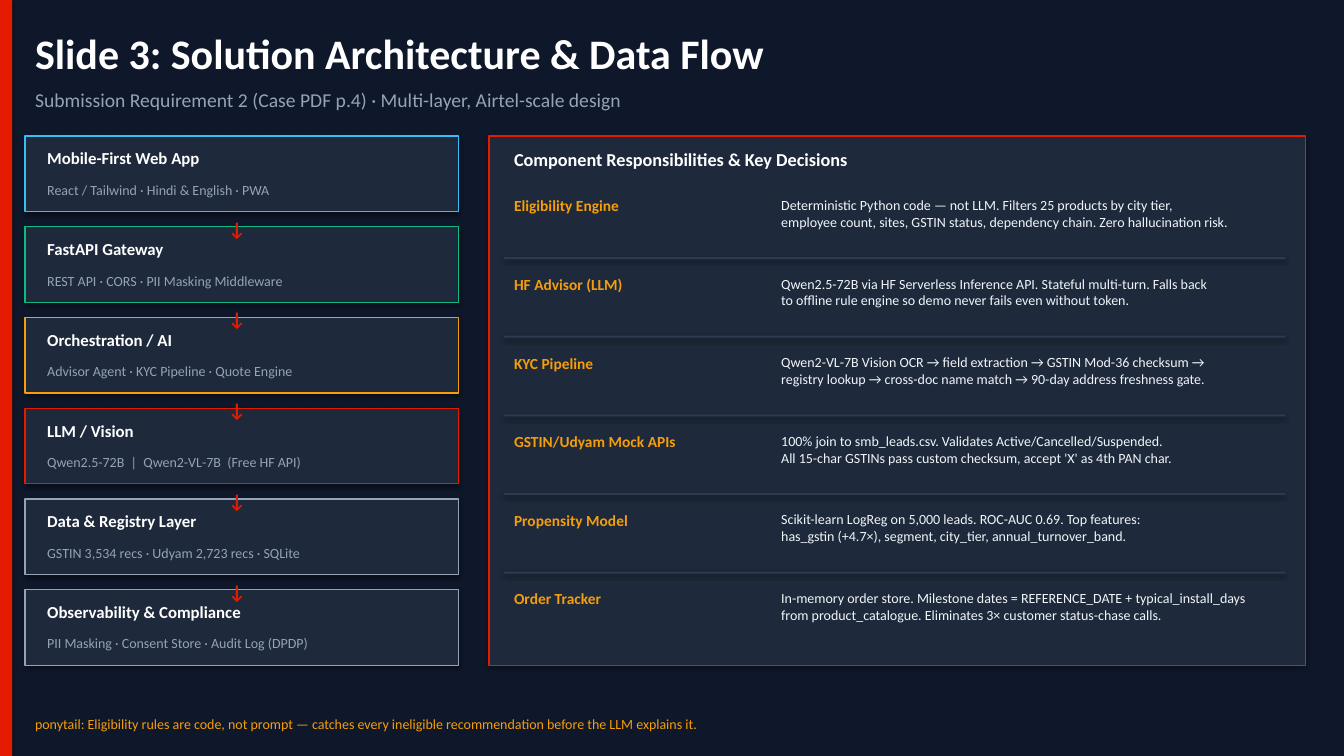
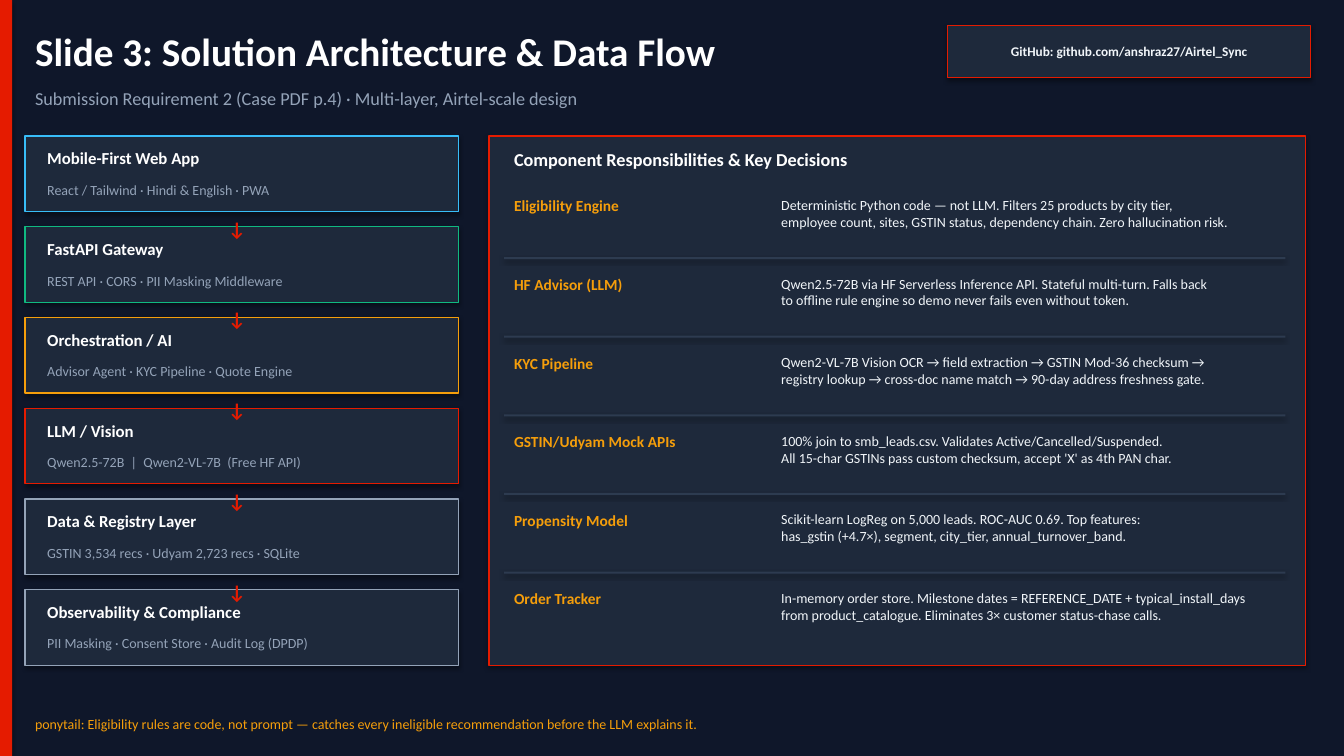
Before and after one commit to anshraz27/Airtel_Sync, a slide deck: slide 3 of Airtel_SYNC_Udyam_Digital_7Slides.pptx. Drawn at 1344x756 pixels with LibreOffice and Linux fonts; fonts in the diff are those of the drawing. Boxes give left, top, right and bottom in pixels: in the first picture for what was removed or moved away, otherwise in the second. Text is boxed around its words. In the diff, an @@ line names an element or a change of style, - is before the commit and + after.

Commit message:
docs: add 7-slide PDF and PPTX with repo link, and comprehensive submission document

```diff
--- a/Airtel_SYNC_Udyam_Digital_7Slides.pptx
+++ b/Airtel_SYNC_Udyam_Digital_7Slides.pptx
@@ text "Slide 3: Solution Architecture & ..." at bbox=[35, 38, 715, 67]: size 30 to 28 pt @@
@@ rectangle added at bbox=[948, 25, 1311, 78], fill #1E293B, outline #E51B00 1 pt @@
@@ text added at bbox=[1011, 46, 1248, 59], 9.5 pt, text #F1F5F9, bold @@
+GitHub: github.com/anshraz27/Airtel_Sync
@@ text "Submission Requirement 2 (Case PDF ..." at bbox=[35, 92, 577, 108]: size 14 to 13 pt @@
```
Also in this commit, not shown: 6 other slides changed, 6 other files.
